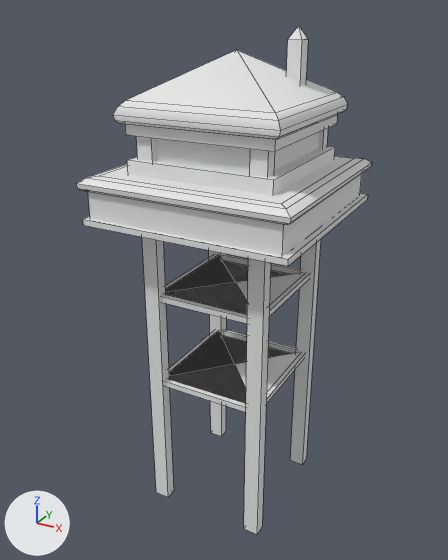
Renders of the OBJ model Assets/Resources/Props/Firewatch_prop1.obj from each side of a commit.
Before and after are seen from a camera (50 mm lens) standing at (1.58, -2.98, 2.8) and looking at (-0.05, -0.01, 1.32). The lights are fixed; the arrows at lower left show +X, +Y and +Z. Mesh edges are drawn as thin lines. Where no turn or scale is listed for an object, it has been applied to the vertices.

In view in the first picture: 'Firewatch_prop1'.
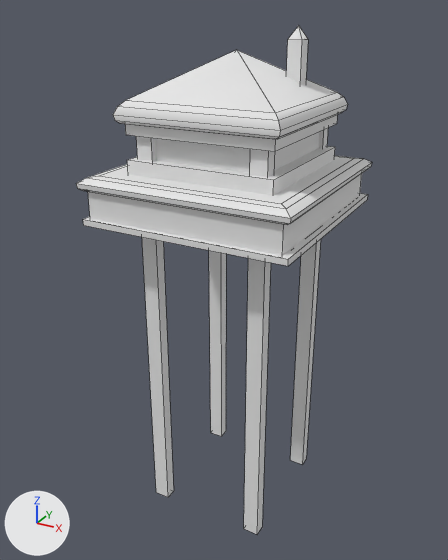
The newer file is also turned or shifted as a whole; pictures and numbers use the older file's frame.

Pixel boxes [x1, y1, x2, y2] of what changed, in the pictures (448 x 560 px):
part 1 of me_firewatch_prop1, deleted: before [161, 254, 309, 324]
part 2 of me_firewatch_prop1, deleted: before [165, 329, 304, 412]

What the commit changed:
me_firewatch_prop1 has 171 vertices, 133 faces and spans x -0.6..0.6, y -0.6..0.6, z -0.13..2.72.
me_firewatch_prop1 is used by ob_firewatch_prop1; location (0.0, 0.0, 0.0).
me_firewatch_prop1 part 1: the loose piece of 16 vertices spanning x -0.32..0.35, y -0.37..0.39, z 1.27..1.31 is deleted.
me_firewatch_prop1 part 2: the loose piece of 16 vertices spanning x -0.32..0.35, y -0.37..0.39, z 0.71..0.75 is deleted.
